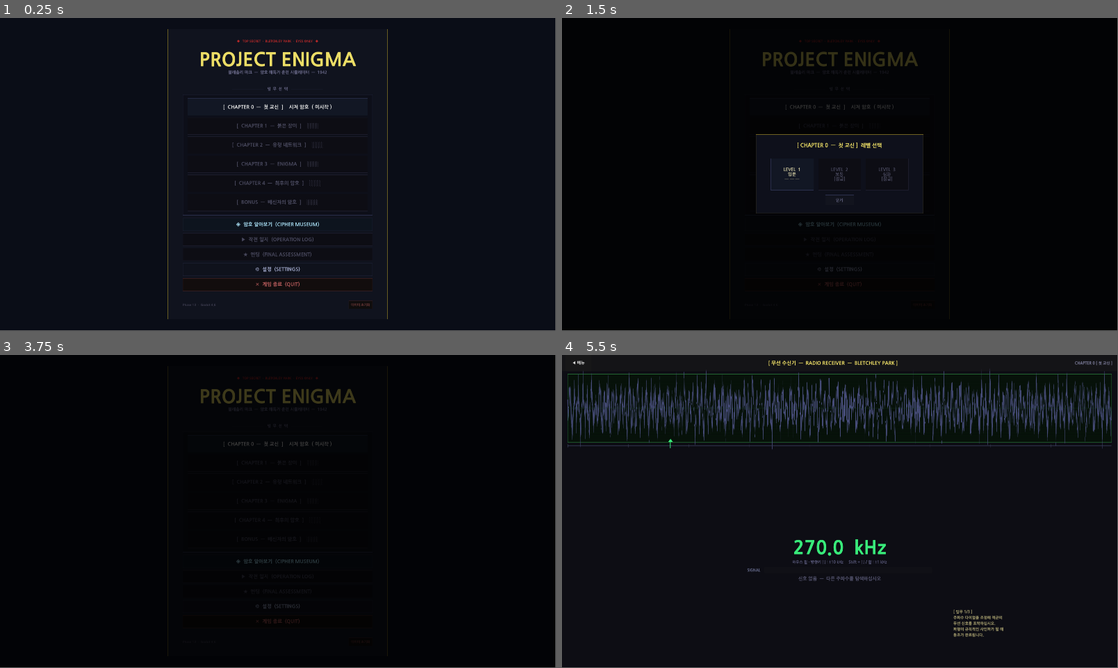
Above: before the commit, frames 1-4 (two rows, left to right).
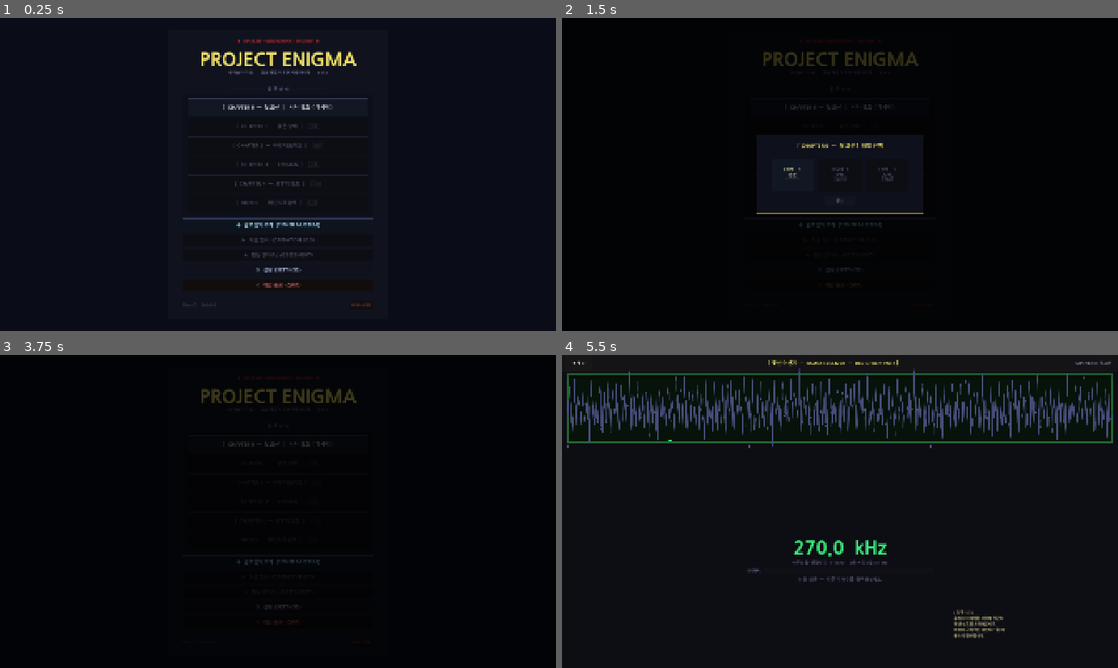
Above: after the commit, the same moments.

Repository: soomin007/Enigma
Game: Godot game, scene res://scenes/MainMenu.tscn
Two runs of this game, one before a commit and one after it. Both use one fixed random seed, a clock stepped at 60 frames per second and the inputs below.
Inputs:
- Up to frame 1 (0.25 s): no input
- Up to frame 2 (1.5 s): click "[ CHAPTER 0 — 첫 교신 ] 시저 암호 ( …" at 0.5 s; click "[ CHAPTER 0 — 첫 교신 ] 시저 암호 ( …" at 1.25 s
- Up to frame 3 (3.75 s): click "◈ 암호 알아보기 (CIPHER MUSEUM)" at 2 s; click "데이터 초기화" at 2.75 s; click "LEVEL 1 입문 ─ ─ ─" at 3.5 s
- Up to frame 4 (5.5 s): click "◀ 메뉴" at 4.25 s; click "책상 앞에 앉는다 →" at 5 s
The window is 799x449 before the commit and 800x450 after it. Grey fills any space a smaller window leaves; there, only what the larger window draws over its background counts as a difference.

The runs differ from the first frame. In frame 1, 2.7% of the frame differs, in the area x 30-70%, y 3-97%; in frame 2, 0.9%; in frame 3, 0.4%; in frame 4, 8.7%, in the area x 0-100%, y 1-91%.

Commit message:
refactor: 웹 화면 맞춤 + 이미지 정리 + 워크플로 프로젝트 내부 이동
- project.godot: window mode 3(전체화면)→0(창), stretch canvas_items/keep
  → 웹에서 브라우저 창 크기에 맞춰 자동 스케일 (잘림 해결)
- 루트 image*.png 6장 → screenshots/ (서술적 이름), .gdignore로 import 제외, 옛 .import 삭제
- .github/workflows/ 를 프로젝트 내부로 이동, 경로를 루트 기준으로 수정
  (저장소 재루트 준비: Godot/1_Enigma → 저장소 루트)
- README: 이미지 경로·클론 경로·구조 트리 갱신

Co-Authored-By: Claude Opus 4.8 (1M context) <noreply@anthropic.com>

Diff:
--- a/project.godot
+++ b/project.godot
@@ -31,7 +31,9 @@
 
 window/size/viewport_width=1920
 window/size/viewport_height=1080
-window/size/mode=3
+window/size/mode=0
+window/stretch/mode="canvas_items"
+window/stretch/aspect="keep"
 
 [gui]
 
Not shown, removed: image-1.png.import
Not shown, removed: image-2.png.import
Not shown, removed: image-3.png.import
Not shown, removed: image-4.png.import
Not shown, removed: image-5.png.import
Not shown, removed: image.png.import
Not shown, added: screenshots/.gdignore
Renamed: image-5.png -> screenshots/cipher_museum.png
Renamed: image-3.png -> screenshots/decoder.png
Renamed: image-4.png -> screenshots/ending.png
Renamed: image-2.png -> screenshots/evidence_board.png
Renamed: image.png -> screenshots/main_menu.png
(and 4 more such lines)
